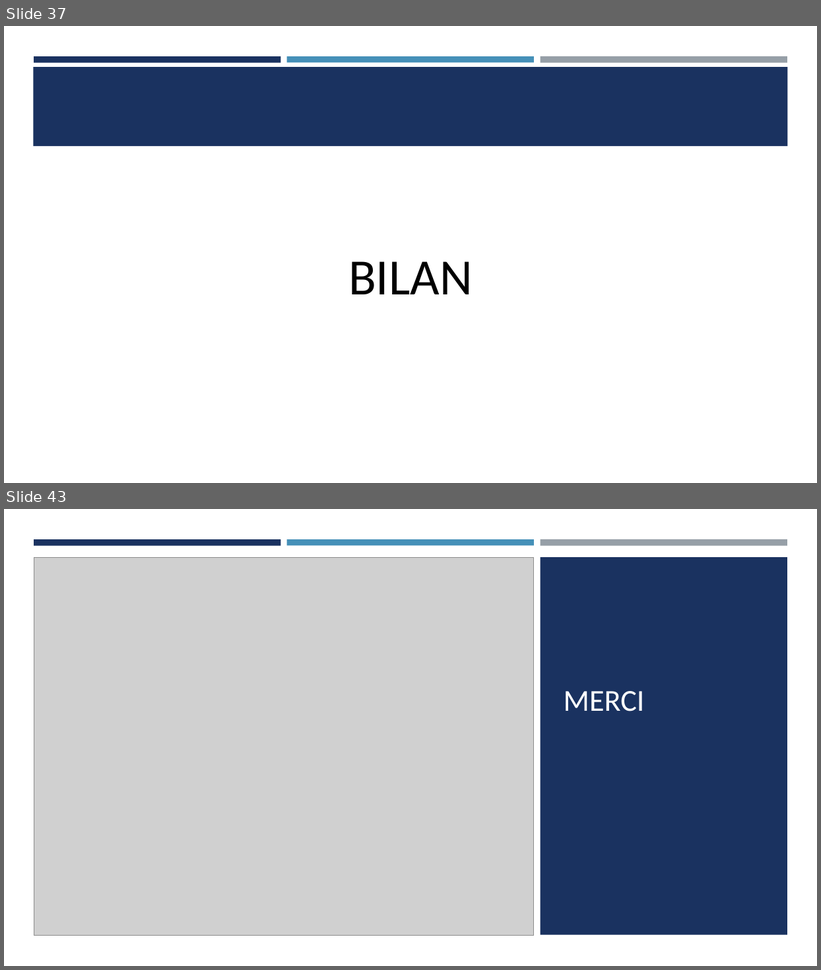
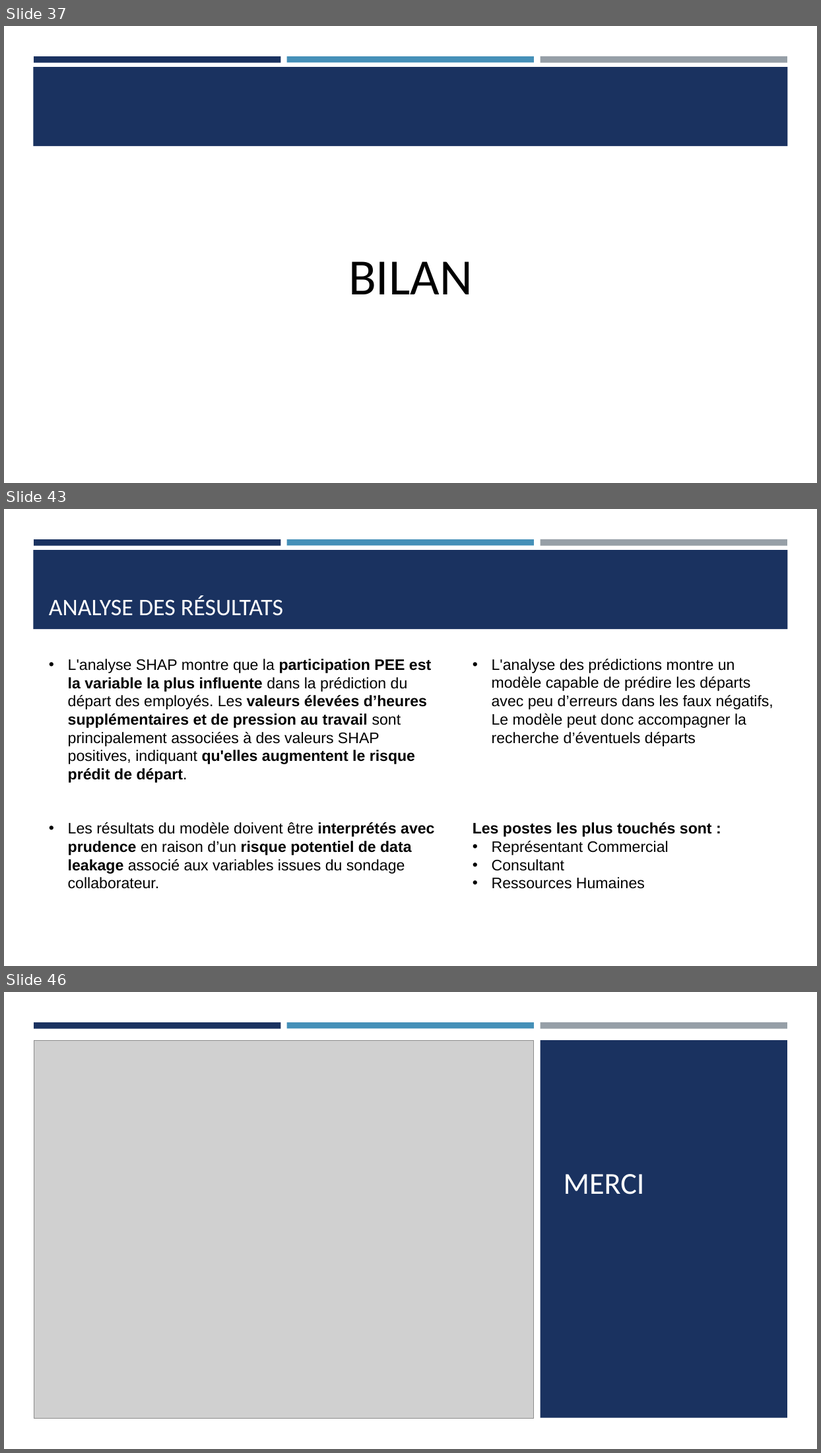
Before and after one commit to Ace4teaM/OCR-NovaTech, a slide deck: Presentation.pptx. Shown one above the other, each under a label of ours: slides 37 and 43 before the commit, slides 37, 43 and 46 after it; the slides between them are not shown. The pictures are 821x970 and 821x1453 pixels, drawn with LibreOffice and Linux fonts; fonts in the diff are those of the drawing; grey boxes stand for pictures. Boxes give left, top, right and bottom in pixels: in the first picture for what was removed or moved away, otherwise in the second. Text is boxed around its words. In the diff, an @@ line names an element or a change of style, - is before the commit and + after.

```diff
--- a/Presentation.pptx
+++ b/Presentation.pptx
@@ slide 43 added at (4, 509, 817, 966), background #FFFFFF; not listed: 4 template elements that a slide beside it also shows @@
@@ title added at (49, 595, 283, 616), 28 pt, text #FFFFFF @@
+ANALYSE DES RÉSULTATS
@@ text added at (68, 659, 431, 783), 18 pt, text #000000, bold @@
+• L'analyse SHAP montre que la participation PEE est la variable la plus influente dans la prédiction du départ des employés. Les valeurs élevées d’heures supplémentaires et de pression au travail sont principalement associées à des valeurs SHAP positives, indiquant qu'elles augmentent le risque prédit de départ.
@@ text added at (492, 659, 774, 747), 18 pt, text #000000 @@
+• L'analyse des prédictions montre un modèle capable de prédire les départs avec peu d’erreurs dans les faux négatifs, Le modèle peut donc accompagner la recherche d’éventuels départs
@@ text added at (68, 823, 434, 889), 18 pt, text #000000 @@
+• Les résultats du modèle doivent être interprétés avec prudence en raison d’un risque potentiel de data leakage associé aux variables issues du sondage collaborateur.
@@ text added at (473, 823, 712, 889), 18 pt, text #000000 @@
+Les postes les plus touchés sont :
+• Représentant Commercial
+• Consultant
+• Ressources Humaines
@@ what was slide 43 is now slide 46 @@
```
Also in this commit, not shown: 4 slides changed, 4 other slides added, 2 slides removed, 13 other files.
